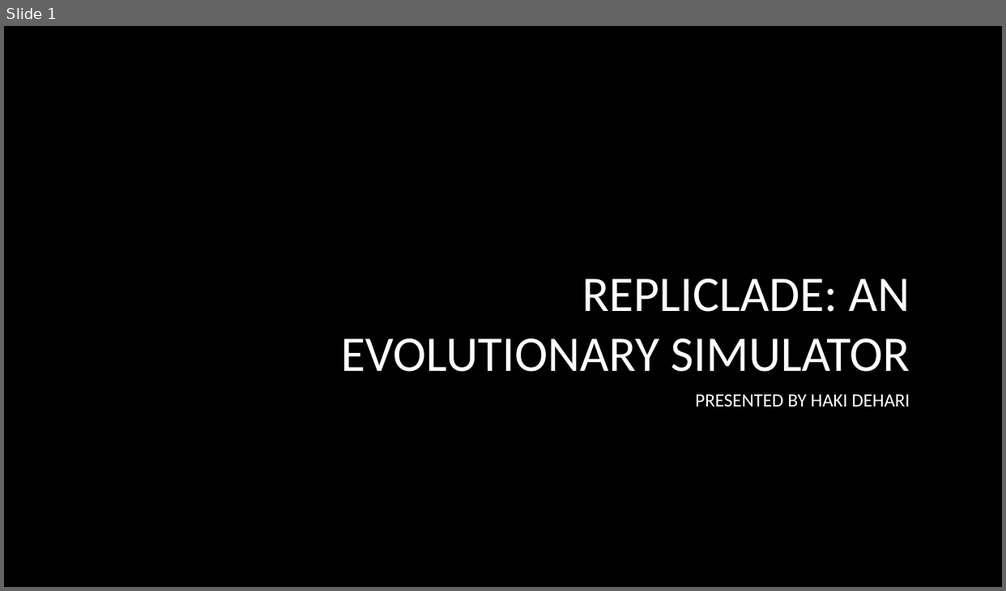
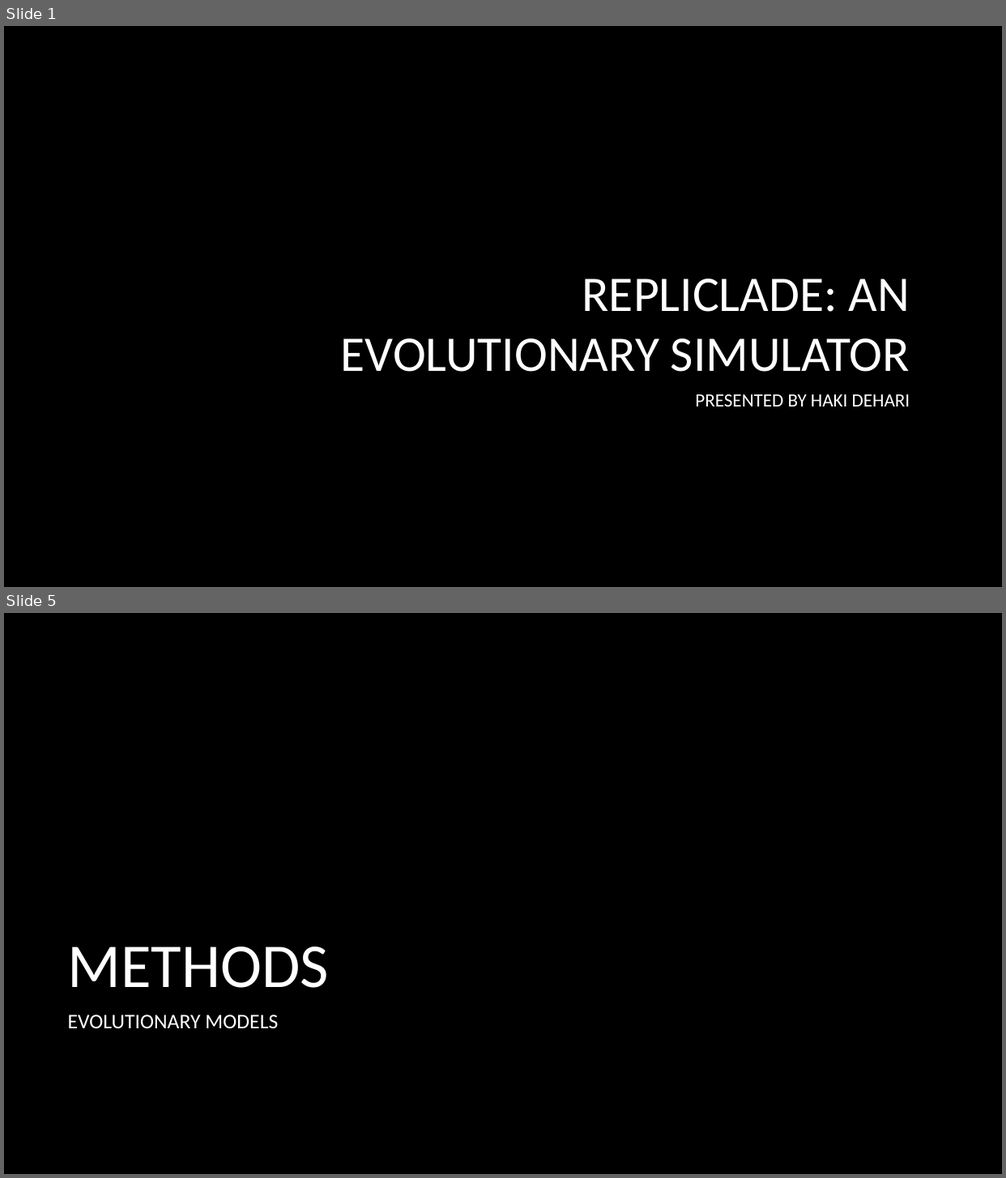
Before and after one commit to hakidehari/RepliClade, a slide deck: Repliclade_final/Repliclade.pptx. Shown one above the other, each under a label of ours: slide 1 before the commit, slides 1 and 5 after it; the slides between them are not shown. The pictures are 1006x591 and 1006x1178 pixels, drawn with LibreOffice and Linux fonts; fonts in the diff are those of the drawing; background and template pictures are left out. Boxes give left, top, right and bottom in pixels: in the first picture for what was removed or moved away, otherwise in the second. Text is boxed around its words. In the diff, an @@ line names an element or a change of style, - is before the commit and + after.

```diff
--- a/Repliclade_final/Repliclade.pptx
+++ b/Repliclade_final/Repliclade.pptx
@@ slide 5 added at (4,613,1002,1174), background picture (left out) @@
@@ title added at (68,947,330,988), 60 pt, text #FFFFFF @@
+METHODS
@@ text added at (68,1015,278,1029), 20 pt, text #FFFFFF @@
+EVOLUTIONARY MODELS
```
Also in this commit, not shown: 5 other slides added, 1 other file.
